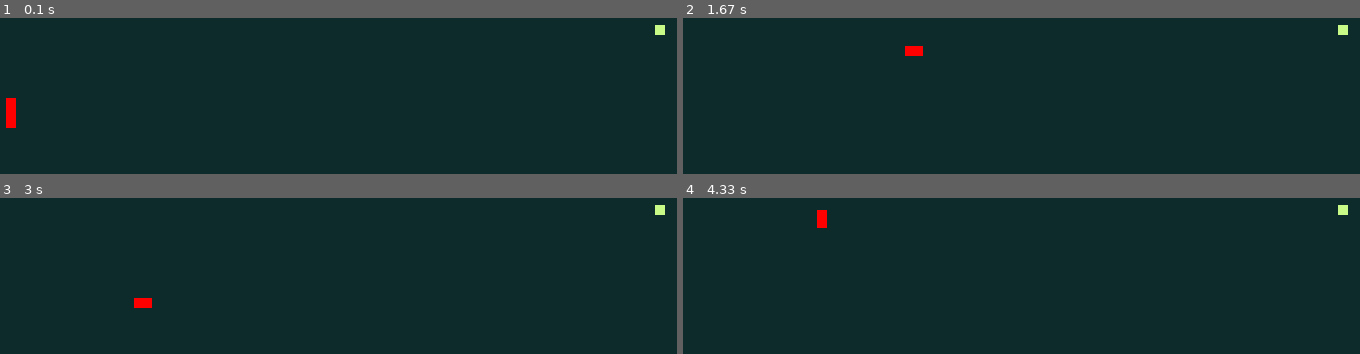
Above: before the commit, frames 1-4 (two rows, left to right).
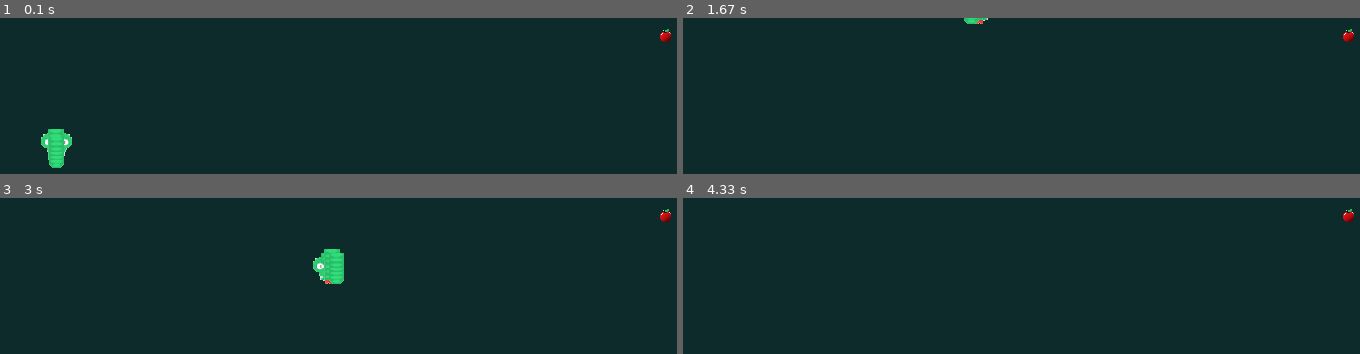
Above: after the commit, the same moments.

Repository: Karlo123-byte/zmija_pygame
Game: pygame game, started from skripte/main.py
Same seed, same stepped clock (60 frames per second), same inputs: the game is played once before the commit and once after it.
Inputs:
- Up to frame 1 (0.1 s): no input
- Up to frame 2 (1.67 s): hold D 0.33-0.8 s; hold W 0.83-1.13 s; hold D 1.17-1.63 s
- Up to frame 3 (3 s): hold S 2.23-2.53 s; hold A 2.57-2.97 s
- Up to frame 4 (4.33 s): hold W 3-3.37 s

The runs differ from the first frame. In frame 1, 1.2% of the frame differs, in the area x 0-100%, y 4-97%; in frame 2, 0.5%; in frame 3, 1.2%; in frame 4, 0.4%.

Commit message:
dodao sliku zmije, zmija se krece iako pustim tipku, dodao sliku hrane

Diff:
--- a/skripte/hrana.py
+++ b/skripte/hrana.py
@@ -4,6 +4,8 @@
         self.izgled = izgled
         self.velicina = velicina
         self.pozicija = pozicija
+        self.slika = pygame.image.load("assets/slike/slika_hrane.png").convert_alpha()
+        self.slika = pygame.transform.scale(self.slika, (20, 20))
 
     def crtaj_hranu(self, ekran):
-        pygame.draw.rect(ekran, self.izgled, (self.pozicija[0], self.pozicija[1], self.velicina, self.velicina))
+        ekran.blit(self.slika, self.pozicija)
--- a/skripte/main.py
+++ b/skripte/main.py
@@ -13,31 +13,36 @@
 pozicija_hrane_x = random.randint(0, 800)
 pozicija_hrane_y = random.randint(0, 400)
 skalirana_slika = pygame.transform.scale(dno_pozadina, (800, 400))
-zmija = Zmija((255, 0, 0), 3, [(100, 100),(100,90),(100,80)])
+zmija = Zmija( 3, [(100, 100),(100,90),(100,80)])
 hrana = Hrana((200,250,135), 10,(pozicija_hrane_x, pozicija_hrane_y))
 
 brzina = 4
-
+dx, dy = 0, -brzina
 while True: #glavna petlja
     for event in pygame.event.get():
         if event.type == pygame.QUIT:
             pygame.quit()
             exit()
+        if event.type == pygame.KEYDOWN:
+            if event.key == pygame.K_w and dy == 0:
+                dx, dy = 0, -brzina
+            if event.key == pygame.K_s and dy == 0:
+                dx, dy = 0, brzina
+            if event.key == pygame.K_d and dx == 0:
+                dx, dy = brzina, 0
+            if event.key == pygame.K_a and dx == 0:
+                dx, dy = -brzina, 0
+
+
     zaslon.blit(skalirana_slika,(0, 0))
 
 
     tipka = pygame.key.get_pressed()
 
 
-    if tipka[pygame.K_w]: #ide ka gore
-        zmija.pomakni_gore(brzina)
-    if tipka[pygame.K_s]:
-        zmija.pomakni_dolje(brzina)
-    if tipka[pygame.K_d]:
-        zmija.pomakni_desno(brzina)
-    if tipka[pygame.K_a]:
-        zmija.pomakni_lijevo(brzina)
 
+
+    zmija.pomakni(dx, dy)
     hrana.crtaj_hranu(zaslon)
 
 
--- a/skripte/zmija.py
+++ b/skripte/zmija.py
@@ -1,14 +1,30 @@
 import pygame
 
 class Zmija:
-    def __init__(self, boja, duzina, pozicija): # Definira zmiju kao objekt
-        self.boja = boja
+    def __init__(self, duzina, pozicija): # Definira zmiju kao objekt
+        self.pozicija = pozicija
         self.duzina = duzina
-        self.pozicija = pozicija
+        self.glava = pygame.image.load("assets/slike/glava_zmije.png").convert_alpha()
+        self.tijelo_ravno = pygame.image.load("assets/slike/slika_tijela.png").convert_alpha()
+        self.tijelo_zakrivljeno = [
+            pygame.image.load(f"assets/slike/tijelo_zakrivljeno_{i}.png").convert_alpha() for i in range(1, 5)
+        ]
+        self.rep = pygame.image.load("assets/slike/slika_repa.png").convert_alpha()
 
-    def crtaj_zmiju(self, ekran): # Prolazi kroz elemente zmije u svakom trenutku
-        for element in self.pozicija:
-            pygame.draw.rect(ekran, (255, 0, 0), (*element, 10, 10))
+        # Skaliraj ako treba
+        self.glava = pygame.transform.scale(self.glava, (100, 100))
+        self.tijelo_ravno = pygame.transform.scale(self.tijelo_ravno, (100, 100))
+        self.tijelo_zakrivljeno = [pygame.transform.scale(img, (100, 100)) for img in self.tijelo_zakrivljeno]
+        self.rep = pygame.transform.scale(self.rep, (100, 100))
+
+    def crtaj_zmiju(self, ekran):
+        for i, segment in enumerate(self.pozicija):
+            if i == 0:
+                ekran.blit(self.glava, segment)
+            elif i == len(self.pozicija) - 1:
+                ekran.blit(self.rep, segment)
+            else:
+                ekran.blit(self.tijelo_ravno, segment)
 
     def rast_zmije(self):
         zadnji_element = self.pozicija[-1]
@@ -38,3 +54,8 @@
         head_x, head_y = self.pozicija[0]
         self.pozicija.insert(0, (head_x - brzina, head_y))
         self.pozicija.pop()
+
+    def pomakni(self, dx, dy):
+        glava_x, glava_y = self.pozicija[0]
+        nova_pozicija = (glava_x + dx, glava_y + dy)
+        self.pozicija = [nova_pozicija] + self.pozicija[:-1]
Binary file added: assets/slike/glava_zmije.png
Binary file removed: assets/slike/images.jpeg
Binary file added: assets/slike/slika_hrane.png
Binary file added: assets/slike/slika_repa.png
Binary file added: assets/slike/slika_tijela.png
Binary file removed: assets/slike/slika_zmije.png
Binary file added: assets/slike/tijelo_zakrivljeno_1.png
Binary file added: assets/slike/tijelo_zakrivljeno_2.png
Binary file added: assets/slike/tijelo_zakrivljeno_3.png
Binary file added: assets/slike/tijelo_zakrivljeno_4.png
